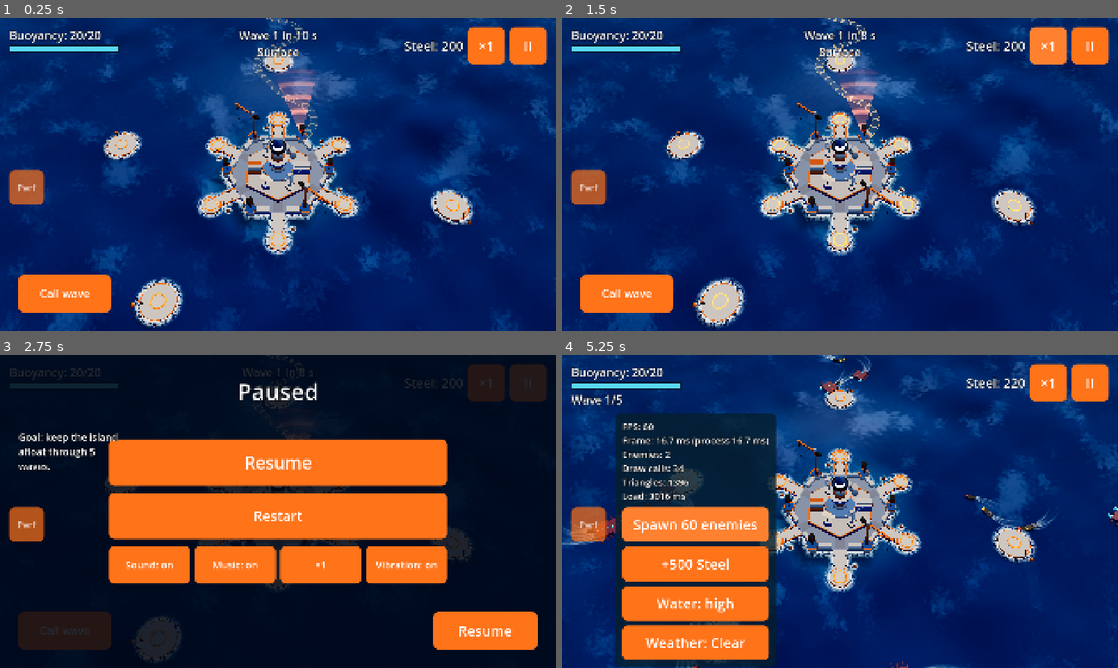
Above: before the commit, frames 1-4 (two rows, left to right).
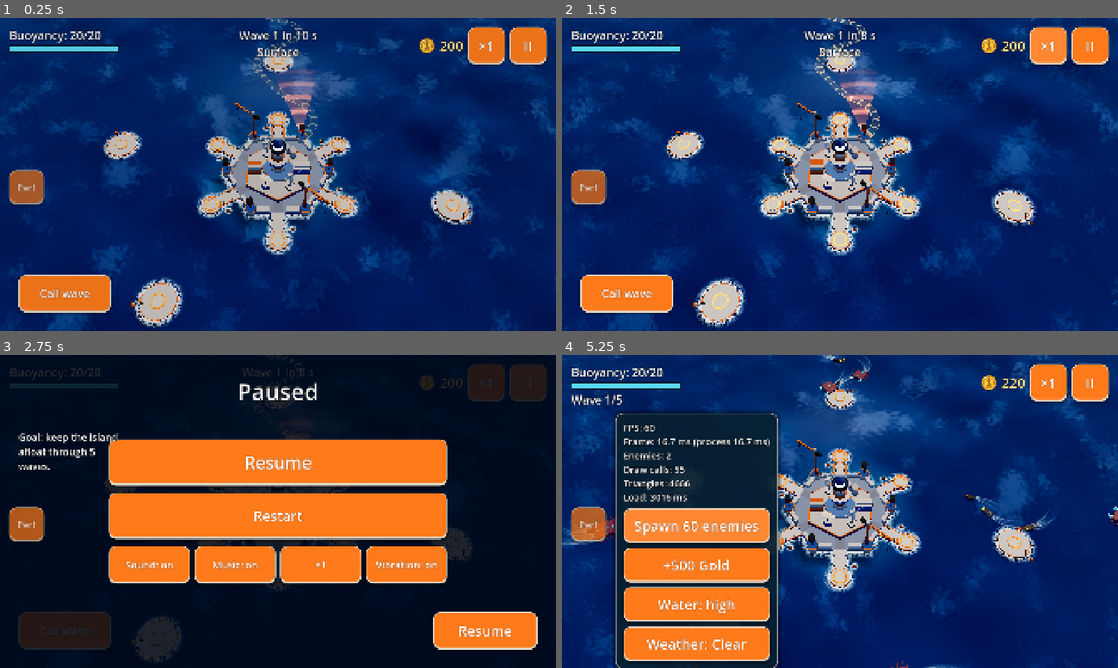
Above: after the commit, the same moments.

Repository: tinydustrystudio-hub/Hai-trinh
Game: Godot game, scene res://main/boot.tscn
The game is run twice, just before and just after one commit, with the same random seed, the same clock (stepped at 60 frames per second) and the same inputs. Sound files missing from this copy of the repository are replaced by a short silence.
Inputs:
- Up to frame 1 (0.25 s): no input
- Up to frame 2 (1.5 s): click "×1" at 0.5 s; click "×2" at 1.25 s
- Up to frame 3 (2.75 s): click "II" at 2 s
- Up to frame 4 (5.25 s): click "Restart" at 2.75 s; click "Call wave" at 3.5 s; click "Perf" at 4.25 s; click "Spawn 60 enemies" at 5 s

The runs differ from the first frame. In frame 1, 1.5% of the frame differs, in the area x 1-99%, y 2-95%; in frame 2, 1.3%; in frame 3, 3.6%; in frame 4, 7.4%, in the area x 1-99%, y 2-100%.

Commit message:
P1: nền giao diện – nút nổi khối, đồng Tiền Vàng, chuyển cảnh, tiếng bấm
- UiStyle theo bảng màu Liên Minh Mũi Neo: nút nổi khối (mép dưới dày, hạ chữ khi bấm), nút phụ, khung bảng viền ngà.
- Đổi hiển thị Thép thành Tiền Vàng: đồng xu vẽ bằng code (CoinIcon) cạnh số ở HUD.
- ScreenFade: vào trận từ màn tối; tiếng bấm nút (Events.ui_clicked).
- Thẻ kết quả là khung bảng ở giữa màn hình.

Co-Authored-By: Claude Sonnet 5.5 <noreply@anthropic.com>
Claude-Session: https://claude.ai/code/session_017DSNC8MWevobFBo6fQDEF6

Diff:
--- a/assets/translations/strings.csv
+++ b/assets/translations/strings.csv
@@ -30,7 +30,7 @@
 Load: %d ms"
 LANE_SOUTH,Luồng Nam,South lane
 TOWER_MACHINE_GUN,Súng Máy,Machine Gun
-HUD_STEEL,Thép: %d,Steel: %d
+HUD_STEEL,%d,%d
 TOWER_GLUE_SPRAYER,Lô Cốt Keo,Glue Sprayer
 TOWER_LIGHT_BEAM,Lô Cốt Tia Sáng,Light Beam
 BRANCH_BULLET_RAIN,Mưa Đạn,Bullet Rain
@@ -56,7 +56,7 @@
 TOWER_LEVEL,Cấp %d,Level %d
 BRANCH_TITLE,Chọn nhánh cấp 5,Choose a level 5 branch
 BUTTON_BACK,Quay lại,Back
-DEBUG_ADD_STEEL,+500 Thép,+500 Steel
+DEBUG_ADD_STEEL,+500 Tiền Vàng,+500 Gold
 HUD_PAUSE,II,II
 HUD_SPEED_NORMAL,×1,×1
 HUD_SPEED_FAST,×2,×2
--- a/battle/battle.gd
+++ b/battle/battle.gd
@@ -78,12 +78,17 @@
 @onready var hud: Hud = $HUD
 @onready var sun: DirectionalLight3D = $Sun
 var weather: Weather
+var fade: ScreenFade
 @onready var world_environment: WorldEnvironment = $WorldEnvironment
 
 
 func _ready() -> void:
 	build_map()
 	_build_weather()
+	fade = ScreenFade.new()
+	fade.name = "ScreenFade"
+	add_child(fade)
+	fade.fade_in()
 	enemy_pool.ocean = ocean
 	enemy_pool.face_camera(camera.global_basis)
 	overload_bars.face_camera(camera.global_basis)
@@ -180,6 +185,8 @@
 	set_speed(1.0)
 	hud.hide_result()
 	spawner.start(wave_data)
+	if fade != null:
+		fade.fade_in(ScreenFade.DURATION * 0.6)
 	_update_lane_warnings()
 
 
--- a/core/events.gd
+++ b/core/events.gd
@@ -22,4 +22,6 @@
 signal battle_ended(won: bool)
 ## Sét đánh; thunder_delay là số giây tới khi tiếng sấm tới.
 signal lightning_struck(thunder_delay: float)
+## Một nút giao diện vừa được bấm (để phát tiếng bấm).
+signal ui_clicked
 @warning_ignore_restore("unused_signal")
--- a/fx/sound_board.gd
+++ b/fx/sound_board.gd
@@ -5,21 +5,21 @@
 ## Giới hạn số lần phát mỗi loại để 10 khẩu Súng Máy bắn cùng lúc không thành một tràng ồn.
 ## Tắt khi Settings.sound_enabled là false.
 
-enum Sound { SHOT, EXPLOSION, MEGA, THUNDER }
+enum Sound { SHOT, EXPLOSION, MEGA, THUNDER, CLICK }
 
 const MIX_RATE: int = 22050
 const PLAYERS: int = 8
 ## Khoảng cách tối thiểu giữa hai lần phát cùng loại, giây.
-const MIN_GAP: Dictionary[Sound, float] = { Sound.SHOT: 0.07, Sound.EXPLOSION: 0.09, Sound.MEGA: 0.2, Sound.THUNDER: 0.5 }
-const VOLUME_DB: Dictionary[Sound, float] = { Sound.SHOT: -16.0, Sound.EXPLOSION: -9.0, Sound.MEGA: -6.0, Sound.THUNDER: -4.0 }
+const MIN_GAP: Dictionary[Sound, float] = { Sound.SHOT: 0.07, Sound.EXPLOSION: 0.09, Sound.MEGA: 0.2, Sound.THUNDER: 0.5, Sound.CLICK: 0.05 }
+const VOLUME_DB: Dictionary[Sound, float] = { Sound.SHOT: -16.0, Sound.EXPLOSION: -9.0, Sound.MEGA: -6.0, Sound.THUNDER: -4.0, Sound.CLICK: -12.0 }
 
 ## Số lần đã phát mỗi loại (để thử).
-var played: Dictionary[Sound, int] = { Sound.SHOT: 0, Sound.EXPLOSION: 0, Sound.MEGA: 0, Sound.THUNDER: 0 }
+var played: Dictionary[Sound, int] = { Sound.SHOT: 0, Sound.EXPLOSION: 0, Sound.MEGA: 0, Sound.THUNDER: 0, Sound.CLICK: 0 }
 
 var _streams: Dictionary[Sound, AudioStreamWAV] = {}
 var _players: Array[AudioStreamPlayer] = []
 var _next_player: int = 0
-var _last_played: Dictionary[Sound, float] = { Sound.SHOT: -1.0, Sound.EXPLOSION: -1.0, Sound.MEGA: -1.0, Sound.THUNDER: -1.0 }
+var _last_played: Dictionary[Sound, float] = { Sound.SHOT: -1.0, Sound.EXPLOSION: -1.0, Sound.MEGA: -1.0, Sound.THUNDER: -1.0, Sound.CLICK: -1.0 }
 var _rng: RandomNumberGenerator = RandomNumberGenerator.new()
 
 
@@ -29,6 +29,7 @@
 	_streams[Sound.EXPLOSION] = make_explosion()
 	_streams[Sound.MEGA] = make_mega()
 	_streams[Sound.THUNDER] = make_thunder()
+	_streams[Sound.CLICK] = make_click()
 	for i: int in PLAYERS:
 		var player: AudioStreamPlayer = AudioStreamPlayer.new()
 		player.name = "Player%d" % i
@@ -38,6 +39,7 @@
 	Events.mega_started.connect(func(_tower: Node3D) -> void: play(Sound.MEGA))
 	Events.tower_fired.connect(func(_tower: Node3D) -> void: play(Sound.SHOT))
 	Events.lightning_struck.connect(_on_lightning)
+	Events.ui_clicked.connect(func() -> void: play(Sound.CLICK))
 
 
 ## Phát một tiếng nếu đã đủ khoảng cách với lần trước cùng loại; trả true nếu đã phát.
@@ -121,6 +123,19 @@
 	return _to_wav(samples)
 
 
+## Tiếng bấm nút: hai nốt ngắn đi lên (660 và 990 Hz), 90 ms, dịu tai.
+static func make_click() -> AudioStreamWAV:
+	var count: int = int(MIX_RATE * 0.09)
+	var samples: PackedFloat32Array = PackedFloat32Array()
+	samples.resize(count)
+	for i: int in count:
+		var t: float = float(i) / float(count)
+		var frequency: float = 660.0 if t < 0.4 else 990.0
+		var tone: float = sin(TAU * frequency * float(i) / float(MIX_RATE))
+		samples[i] = tone * smoothstep(0.0, 0.05, t) * pow(1.0 - t, 2.0) * 0.6
+	return _to_wav(samples)
+
+
 ## Tiếng sấm: một tiếng nứt ngắn rồi tiếng rền trầm lăn dài 1,8 giây (nhiễu lọc rất trầm, ba nhịp tắt dần).
 static func make_thunder() -> AudioStreamWAV:
 	var rng: RandomNumberGenerator = RandomNumberGenerator.new()
--- a/tests/test_build.gd
+++ b/tests/test_build.gd
@@ -15,7 +15,7 @@
 
 func test_starting_steel_on_hud() -> void:
 	assert_eq(_battle.economy.steel, 200)
-	assert_eq(_battle.hud.steel_text(), "Thép: 200")
+	assert_eq(_battle.hud.steel_text(), "200")
 
 
 func test_build_spends_steel_and_occupies_pad() -> void:
@@ -26,7 +26,7 @@
 	assert_true(pad.occupied)
 	assert_eq(_battle.economy.steel, 130)
 	assert_eq(tower.invested, 70)
-	assert_eq(_battle.hud.steel_text(), "Thép: 130")
+	assert_eq(_battle.hud.steel_text(), "130")
 	assert_null(_battle.build_tower(pad, MG), "bệ đã có lô cốt")
 	assert_eq(_battle.economy.steel, 130)
 
--- a/tests/test_hud.gd
+++ b/tests/test_hud.gd
@@ -62,7 +62,7 @@
 
 func test_texts_are_translated() -> void:
 	assert_eq(_hud.buoyancy_text(), "Độ Nổi: 20/20")
-	assert_eq(_hud.steel_text(), "Thép: 200")
+	assert_eq(_hud.steel_text(), "200")
 	assert_string_contains(_hud.incoming_text(), "Đợt 1 tới sau")
 	# Góp ý 3: hướng địch do đèn báo trên đảo chỉ, không ghi bằng chữ.
 	assert_false(_hud.incoming_text().contains("Luồng"))
@@ -70,7 +70,7 @@
 	assert_eq(_hud.speed_button().text, "×1")
 	TranslationServer.set_locale("en")
 	_battle.economy.earn(5)
-	assert_eq(_hud.steel_text(), "Steel: 205")
+	assert_eq(_hud.steel_text(), "205")
 	TranslationServer.set_locale("vi")
 
 
--- /dev/null
+++ b/tests/test_ui_style.gd
@@ -0,0 +1,103 @@
+extends GutTest
+## Nền giao diện (P1 kế hoạch hoàn thiện): bảng màu Liên Minh Mũi Neo, nút nổi khối ≥ 120 px, tiếng bấm,
+## đồng Tiền Vàng ở HUD, chuyển cảnh mờ dần, thẻ kết quả.
+
+const BATTLE_SCENE: PackedScene = preload("res://battle/battle.tscn")
+
+
+func test_palette_matches_concept_pack() -> void:
+	assert_eq(UiStyle.SEA_BLUE.to_html(false).to_upper(), "1F5F8B")
+	assert_eq(UiStyle.IVORY.to_html(false).to_upper(), "EDE6D6")
+	assert_eq(UiStyle.RESCUE_ORANGE.to_html(false).to_upper(), "FF7A1A")
+	assert_eq(UiStyle.GRAPHITE.to_html(false).to_upper(), "3A4048")
+	assert_eq(UiStyle.PRIMARY, UiStyle.RESCUE_ORANGE, "nút chính là cam cứu hộ")
+
+
+func test_buttons_are_big_and_raised() -> void:
+	for button: Button in [UiStyle.primary_button(&"BUTTON_RETRY"), UiStyle.secondary_button(&"BUTTON_BACK")]:
+		assert_gte(button.custom_minimum_size.x, 120.0)
+		assert_gte(button.custom_minimum_size.y, 120.0)
+		var normal: StyleBoxFlat = button.get_theme_stylebox(&"normal") as StyleBoxFlat
+		var pushed: StyleBoxFlat = button.get_theme_stylebox(&"pressed") as StyleBoxFlat
+		assert_gt(normal.border_width_bottom, normal.border_width_top, "mép dưới dày hơn: nổi khối")
+		assert_lt(pushed.border_width_bottom, normal.border_width_bottom, "bấm xuống thì mép dưới mỏng đi")
+		assert_gt(pushed.content_margin_top, normal.content_margin_top, "chữ hạ xuống khi bấm")
+		button.free()
+
+
+func test_disabled_button_is_grey() -> void:
+	var button: Button = UiStyle.primary_button(&"BUTTON_RETRY")
+	var box: StyleBoxFlat = button.get_theme_stylebox(&"disabled") as StyleBoxFlat
+	assert_eq(box.bg_color, UiStyle.DISABLED)
+	button.free()
+
+
+func test_button_press_emits_click() -> void:
+	watch_signals(Events)
+	var button: Button = UiStyle.primary_button(&"BUTTON_RETRY")
+	button.pressed.emit()
+	assert_signal_emit_count(Events, "ui_clicked", 1)
+	button.free()
+
+
+func test_click_sound_plays_and_is_gentle() -> void:
+	var board: SoundBoard = add_child_autofree(SoundBoard.new())
+	var wav: AudioStreamWAV = board.stream(SoundBoard.Sound.CLICK)
+	assert_almost_eq(wav.get_length(), 0.09, 0.01)
+	Events.ui_clicked.emit()
+	assert_eq(board.played[SoundBoard.Sound.CLICK], 1)
+	assert_lt(SoundBoard.VOLUME_DB[SoundBoard.Sound.CLICK], SoundBoard.VOLUME_DB[SoundBoard.Sound.EXPLOSION])
+
+
+func test_panel_has_ivory_border() -> void:
+	var box: StyleBoxFlat = UiStyle.panel_box()
+	assert_gt(box.border_width_top, 0)
+	assert_gt(box.border_color.get_luminance(), 0.5)
+
+
+func test_hud_shows_gold_coin_and_number() -> void:
+	TranslationServer.set_locale("vi")
+	var battle: BattleController = add_child_autofree(BATTLE_SCENE.instantiate())
+	var coin: CoinIcon = battle.hud.find_child("GoldCoin", true, false) as CoinIcon
+	assert_not_null(coin, "đồng xu cạnh số Tiền Vàng")
+	assert_gte(coin.custom_minimum_size.x, 40.0)
+	assert_eq(battle.hud.steel_text(), "200")
+	assert_eq(battle.economy.steel, 200, "đổi tên hiển thị, không đổi cơ chế")
+
+
+func test_gold_name_in_debug_button() -> void:
+	TranslationServer.set_locale("vi")
+	assert_string_contains(tr(&"DEBUG_ADD_STEEL"), "Tiền Vàng")
+	TranslationServer.set_locale("en")
+	assert_string_contains(tr(&"DEBUG_ADD_STEEL"), "Gold")
+	TranslationServer.set_locale("vi")
+
+
+func test_screen_fade_runs_both_ways() -> void:
+	var fade: ScreenFade = add_child_autofree(ScreenFade.new())
+	assert_eq(fade.cover(), 0.0)
+	fade.fade_out(0.0)
+	assert_eq(fade.cover(), 1.0)
+	fade.fade_in(0.0)
+	assert_eq(fade.cover(), 0.0)
+	fade.fade_in(0.2)
+	assert_eq(fade.cover(), 1.0, "bắt đầu từ tối")
+
+
+func test_battle_fades_in_on_start() -> void:
+	var battle: BattleController = add_child_autofree(BATTLE_SCENE.instantiate())
+	assert_not_null(battle.fade)
+	assert_gt(battle.fade.cover(), 0.0, "vào trận từ màn tối")
+
+
+func test_result_card_is_a_panel_and_keeps_retry_bottom_right() -> void:
+	var battle: BattleController = add_child_autofree(BATTLE_SCENE.instantiate())
+	battle.hud.show_result(true)
+	await wait_process_frames(2)
+	var panel: ResultPanel = battle.hud.result_panel
+	assert_not_null(panel.card())
+	var card: Rect2 = panel.card().get_global_rect()
+	assert_lt(absf(card.get_center().x - 960.0), 40.0, "thẻ ở giữa màn hình")
+	var retry: Rect2 = panel.retry_button().get_global_rect()
+	assert_gt(retry.get_center().x, 960.0)
+	assert_gt(retry.get_center().y, 540.0)
--- a/ui/build_ring.gd
+++ b/ui/build_ring.gd
@@ -39,7 +39,7 @@
 	_confirm.add_theme_font_size_override(&"font_size", 38)
 	_confirm.pressed.connect(_on_confirm)
 	add_child(_confirm)
-	_cancel = UiStyle.primary_button(&"BUILD_CANCEL", CANCEL_SIZE)
+	_cancel = UiStyle.secondary_button(&"BUILD_CANCEL", CANCEL_SIZE)
 	_cancel.name = "Cancel"
 	_cancel.pressed.connect(_on_cancel)
 	add_child(_cancel)
--- a/ui/buoyancy_bar.gd
+++ b/ui/buoyancy_bar.gd
@@ -5,7 +5,7 @@
 const BAR_SIZE: Vector2 = Vector2(380, 26)
 const FULL: Color = Color(0.35, 0.85, 0.95)
 const LOW: Color = Color(1.0, 0.3, 0.2)
-const BACK: Color = Color(0.03, 0.08, 0.14, 0.8)
+const BACK: Color = Color(0.03, 0.08, 0.14, 0.85)
 
 var ratio: float = 1.0
 
--- /dev/null
+++ b/ui/coin_icon.gd
@@ -0,0 +1,28 @@
+class_name CoinIcon
+extends Control
+## Biểu tượng Tiền Vàng vẽ bằng code (không cần ảnh): đồng xu vàng viền sẫm, vành trong, mỏ neo đơn giản ở giữa
+## (dấu hiệu Liên Minh Mũi Neo) và một vệt sáng. Dùng ở HUD và mọi nơi hiện giá.
+
+const SIZE: float = 48.0
+
+
+func _init() -> void:
+	custom_minimum_size = Vector2(SIZE, SIZE)
+	mouse_filter = Control.MOUSE_FILTER_IGNORE
+
+
+func _draw() -> void:
+	var c: Vector2 = size * 0.5
+	var r: float = minf(size.x, size.y) * 0.5 - 2.0
+	draw_circle(c + Vector2(0, 2), r, Color(0, 0, 0, 0.35))
+	draw_circle(c, r, UiStyle.GOLD_DARK)
+	draw_circle(c, r * 0.88, UiStyle.GOLD)
+	draw_arc(c, r * 0.68, 0.0, TAU, 32, UiStyle.GOLD_DARK, 2.0, true)
+	# Mỏ neo: thân dọc, thanh ngang, hai cánh cong ở đáy.
+	var anchor: Color = UiStyle.GOLD_DARK.darkened(0.15)
+	draw_line(c + Vector2(0, -r * 0.4), c + Vector2(0, r * 0.38), anchor, 3.0, true)
+	draw_line(c + Vector2(-r * 0.2, -r * 0.2), c + Vector2(r * 0.2, -r * 0.2), anchor, 3.0, true)
+	draw_arc(c + Vector2(0, r * 0.06), r * 0.34, deg_to_rad(20.0), deg_to_rad(160.0), 12, anchor, 3.0, true)
+	draw_circle(c + Vector2(0, -r * 0.46), r * 0.08, anchor)
+	# Vệt sáng trên trái.
+	draw_arc(c, r * 0.8, deg_to_rad(200.0), deg_to_rad(250.0), 8, Color(1, 1, 1, 0.55), 3.0, true)
--- a/ui/hud.gd
+++ b/ui/hud.gd
@@ -3,7 +3,7 @@
 ## HUD trận theo GDD mục 7.10, mọi thứ nằm trong vùng an toàn (tránh tai thỏ):
 ## - trên trái: Độ Nổi (thanh và số), đợt hiện tại / tổng số đợt;
 ## - trên giữa: báo đợt sắp tới (giây còn lại, tầng địch); hướng địch tới do đèn báo trên đảo chính chỉ;
-## - trên phải: Thép, nút ×1/×2, nút Tạm dừng;
+## - trên phải: Tiền Vàng (đồng xu và số), nút ×1/×2, nút Tạm dừng;
 ## - dưới trái: Gọi đợt sớm khi đang chờ đợt kế;
 ## - dưới phải: khay MEGA.
 ## Kèm vòng chọn lô cốt, vòng nâng cấp, thẻ chọn nhánh, màn Tạm dừng và màn kết quả.
@@ -167,8 +167,14 @@
 	row.add_theme_constant_override(&"separation", 16)
 	row.alignment = BoxContainer.ALIGNMENT_END
 	frame.add_child(row)
-	_steel = UiStyle.label(UiStyle.TEXT_SIZE + 4)
+	var coin: CoinIcon = CoinIcon.new()
+	coin.name = "GoldCoin"
+	coin.custom_minimum_size = Vector2(CoinIcon.SIZE + 8.0, CoinIcon.SIZE + 8.0)
+	coin.size_flags_vertical = Control.SIZE_SHRINK_CENTER
+	row.add_child(coin)
+	_steel = UiStyle.label(UiStyle.TEXT_SIZE + 8)
 	_steel.vertical_alignment = VERTICAL_ALIGNMENT_CENTER
+	_steel.add_theme_color_override(&"font_color", UiStyle.GOLD.lightened(0.35))
 	row.add_child(_steel)
 	_speed = UiStyle.primary_button(&"HUD_SPEED_NORMAL", TOP_BUTTON)
 	_speed.name = "Speed"
--- a/ui/result_panel.gd
+++ b/ui/result_panel.gd
@@ -5,6 +5,7 @@
 signal retry_requested
 
 var _title: Label
+var _panel: PanelContainer
 var _retry: Button
 
 
@@ -15,11 +16,18 @@
 	shade.color = Color(0, 0, 0, 0.45)
 	shade.set_anchors_preset(Control.PRESET_FULL_RECT)
 	add_child(shade)
+	_panel = PanelContainer.new()
+	_panel.name = "Card"
+	_panel.add_theme_stylebox_override(&"panel", UiStyle.panel_box())
+	_panel.set_anchors_and_offsets_preset(Control.PRESET_CENTER)
+	_panel.grow_horizontal = Control.GROW_DIRECTION_BOTH
+	_panel.grow_vertical = Control.GROW_DIRECTION_BOTH
+	add_child(_panel)
 	_title = UiStyle.label(UiStyle.TITLE_SIZE)
-	_title.set_anchors_preset(Control.PRESET_FULL_RECT)
 	_title.horizontal_alignment = HORIZONTAL_ALIGNMENT_CENTER
 	_title.vertical_alignment = VERTICAL_ALIGNMENT_CENTER
-	add_child(_title)
+	_title.custom_minimum_size = Vector2(900, 220)
+	_panel.add_child(_title)
 	_retry = UiStyle.primary_button(&"BUTTON_RETRY")
 	_retry.name = "Retry"
 	_retry.set_anchors_and_offsets_preset(Control.PRESET_BOTTOM_RIGHT, Control.PRESET_MODE_MINSIZE, UiStyle.MARGIN * 2)
@@ -33,6 +41,8 @@
 
 func show_result(won: bool) -> void:
 	_title.text = tr(&"RESULT_WIN") if won else tr(&"RESULT_LOSE")
+	# Thắng thì chữ vàng ấm, thua thì chữ ngà.
+	_title.add_theme_color_override(&"font_color", UiStyle.GOLD.lightened(0.3) if won else UiStyle.IVORY)
 	visible = true
 
 
@@ -40,5 +50,9 @@
 	return _retry
 
 
+func card() -> PanelContainer:
+	return _panel
+
+
 func title_text() -> String:
 	return _title.text
--- /dev/null
+++ b/ui/screen_fade.gd
@@ -0,0 +1,49 @@
+class_name ScreenFade
+extends CanvasLayer
+## Chuyển cảnh mờ dần (P1 của kế hoạch hoàn thiện): tấm tối phủ màn hình, tối dần hoặc sáng dần trong DURATION giây.
+## Nằm trên cùng, không chặn chạm khi đã trong suốt.
+
+const DURATION: float = 0.45
+const COLOR: Color = Color(0.01, 0.05, 0.1)
+
+var _rect: ColorRect
+var _tween: Tween
+
+
+func _ready() -> void:
+	layer = 80
+	process_mode = Node.PROCESS_MODE_ALWAYS
+	_rect = ColorRect.new()
+	_rect.name = "Cover"
+	_rect.color = COLOR
+	_rect.mouse_filter = Control.MOUSE_FILTER_IGNORE
+	_rect.set_anchors_preset(Control.PRESET_FULL_RECT)
+	_rect.modulate.a = 0.0
+	add_child(_rect)
+
+
+## Từ tối sáng dần lên (vào màn).
+func fade_in(seconds: float = DURATION) -> void:
+	_run(1.0, 0.0, seconds)
+
+
+## Từ trong suốt tối dần (rời màn).
+func fade_out(seconds: float = DURATION) -> void:
+	_run(0.0, 1.0, seconds)
+
+
+## Độ che hiện tại (0 trong suốt, 1 tối hẳn).
+func cover() -> float:
+	return _rect.modulate.a if _rect != null else 0.0
+
+
+func _run(from: float, to: float, seconds: float) -> void:
+	if _tween != null:
+		_tween.kill()
+	_rect.modulate.a = from
+	if seconds <= 0.0:
+		_rect.modulate.a = to
+		return
+	_tween = create_tween()
+	_tween.set_ignore_time_scale(true)
+	_tween.tween_property(_rect, "modulate:a", to, seconds)
--- a/ui/ui_style.gd
+++ b/ui/ui_style.gd
@@ -3,9 +3,20 @@
 ## Kiểu chữ và nút dùng chung cho giao diện trận (GDD mục 7.1): nút chính màu cam cứu hộ,
 ## nút tối thiểu 120 px ở độ phân giải gốc, chữ dễ đọc trên điện thoại.
 
-const PRIMARY: Color = Color(1.0, 0.45, 0.1)
-const PRIMARY_PRESSED: Color = Color(0.85, 0.35, 0.05)
-const PANEL: Color = Color(0.02, 0.12, 0.18, 0.82)
+## Bảng màu Liên Minh Mũi Neo (concept pack mục A).
+const SEA_BLUE: Color = Color("1F5F8B")
+const IVORY: Color = Color("EDE6D6")
+const RESCUE_ORANGE: Color = Color("FF7A1A")
+const GRAPHITE: Color = Color("3A4048")
+## Vàng của đồng Tiền Vàng.
+const GOLD: Color = Color(1.0, 0.8, 0.28)
+const GOLD_DARK: Color = Color(0.78, 0.52, 0.1)
+
+const PRIMARY: Color = RESCUE_ORANGE
+const PRIMARY_PRESSED: Color = Color(0.82, 0.4, 0.06)
+## Mép dưới dày của nút (nổi khối), tối hơn màu nút.
+const BUTTON_LIP: float = 7.0
+const PANEL: Color = Color(0.03, 0.13, 0.2, 0.9)
 ## Nút bị khóa: xám (GDD mục 7.1).
 const DISABLED: Color = Color(0.42, 0.44, 0.47)
 const TEXT: Color = Color(1, 1, 1)
@@ -26,6 +37,15 @@
 
 
 static func primary_button(text_key: StringName, min_size: Vector2 = Vector2(360, 140)) -> Button:
+	return _button(text_key, min_size, PRIMARY, PRIMARY_PRESSED)
+
+
+## Nút phụ (Hủy, Quay lại): xanh than, ít nổi hơn nút chính cam.
+static func secondary_button(text_key: StringName, min_size: Vector2 = Vector2(240, 140)) -> Button:
+	return _button(text_key, min_size, GRAPHITE.lightened(0.1), GRAPHITE.darkened(0.1))
+
+
+static func _button(text_key: StringName, min_size: Vector2, color: Color, pressed: Color) -> Button:
 	var button: Button = Button.new()
 	button.text = text_key
 	button.custom_minimum_size = Vector2(maxf(min_size.x, MIN_BUTTON.x), maxf(min_size.y, MIN_BUTTON.y))
@@ -36,21 +56,41 @@
 	button.add_theme_color_override(&"font_pressed_color", TEXT)
 	button.add_theme_color_override(&"font_hover_color", TEXT)
 	button.add_theme_color_override(&"font_disabled_color", Color(1, 1, 1, 0.85))
-	button.add_theme_stylebox_override(&"normal", _box(PRIMARY))
-	button.add_theme_stylebox_override(&"hover", _box(PRIMARY.lightened(0.1)))
-	button.add_theme_stylebox_override(&"pressed", _box(PRIMARY_PRESSED))
-	button.add_theme_stylebox_override(&"disabled", _box(DISABLED))
+	button.add_theme_color_override(&"font_outline_color", Color(0, 0, 0, 0.35))
+	button.add_theme_constant_override(&"outline_size", 6)
+	button.add_theme_stylebox_override(&"normal", button_box(color, false))
+	button.add_theme_stylebox_override(&"hover", button_box(color.lightened(0.1), false))
+	button.add_theme_stylebox_override(&"pressed", button_box(pressed, true))
+	button.add_theme_stylebox_override(&"disabled", button_box(DISABLED, false))
 	button.add_theme_stylebox_override(&"focus", StyleBoxEmpty.new())
+	button.pressed.connect(func() -> void: Events.ui_clicked.emit())
 	return button
 
 
-static func panel_box() -> StyleBoxFlat:
-	return _box(PANEL)
+## Nút nổi khối: viền ngà mảnh quanh, mép dưới dày tối hơn; bấm xuống thì mép dưới mỏng đi và nội dung hạ xuống.
+static func button_box(color: Color, pushed: bool) -> StyleBoxFlat:
+	var box: StyleBoxFlat = StyleBoxFlat.new()
+	box.bg_color = color
+	box.set_corner_radius_all(24)
+	box.set_border_width_all(3)
+	box.border_color = IVORY.darkened(0.05) if color != DISABLED else Color(0.6, 0.62, 0.65)
+	box.border_width_bottom = int(BUTTON_LIP * (0.4 if pushed else 1.0))
+	box.set_content_margin_all(20)
+	box.content_margin_top = 20 + (4 if pushed else 0)
+	box.shadow_color = Color(0, 0, 0, 0.35)
+	box.shadow_size = 0 if pushed else 8
+	box.shadow_offset = Vector2(0, 4)
+	return box
 
 
-static func _box(color: Color) -> StyleBoxFlat:
+## Khung bảng: xanh biển rất đậm, viền ngà, đổ bóng nhẹ.
+static func panel_box() -> StyleBoxFlat:
 	var box: StyleBoxFlat = StyleBoxFlat.new()
-	box.bg_color = color
-	box.set_corner_radius_all(20)
-	box.set_content_margin_all(24)
+	box.bg_color = PANEL
+	box.set_corner_radius_all(28)
+	box.set_border_width_all(3)
+	box.border_color = IVORY.darkened(0.15)
+	box.set_content_margin_all(28)
+	box.shadow_color = Color(0, 0, 0, 0.4)
+	box.shadow_size = 14
 	return box
Binary file changed: assets/translations/strings.en.translation
Binary file changed: assets/translations/strings.vi.translation
Not shown, added: tests/test_ui_style.gd.uid
Not shown, added: tests/test_wander.gd.uid
Not shown, added: ui/coin_icon.gd.uid
Not shown, added: ui/screen_fade.gd.uid
Not shown, changed: docs/ke-hoach-hoan-thien-do-hoa.md
